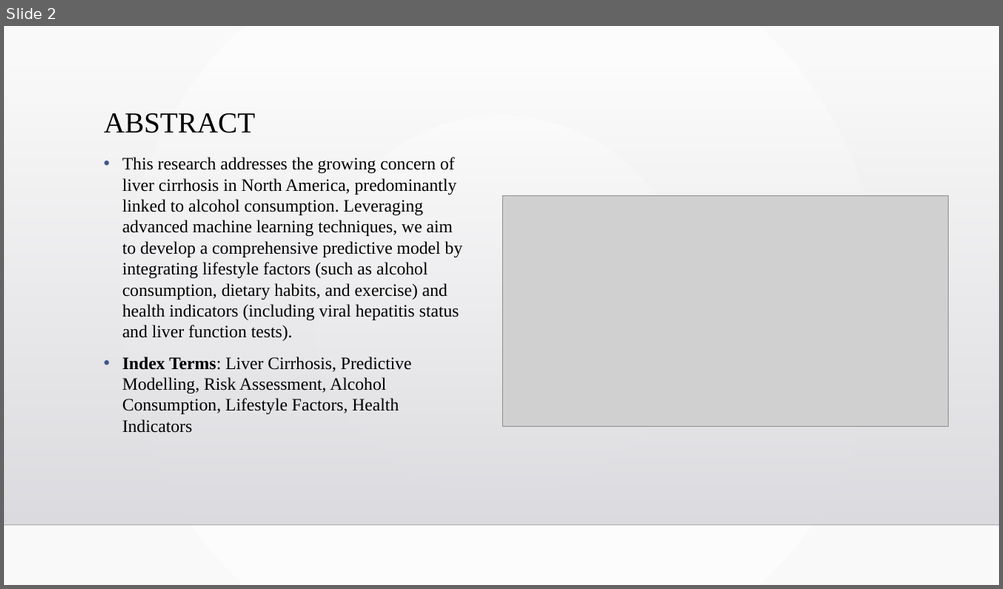
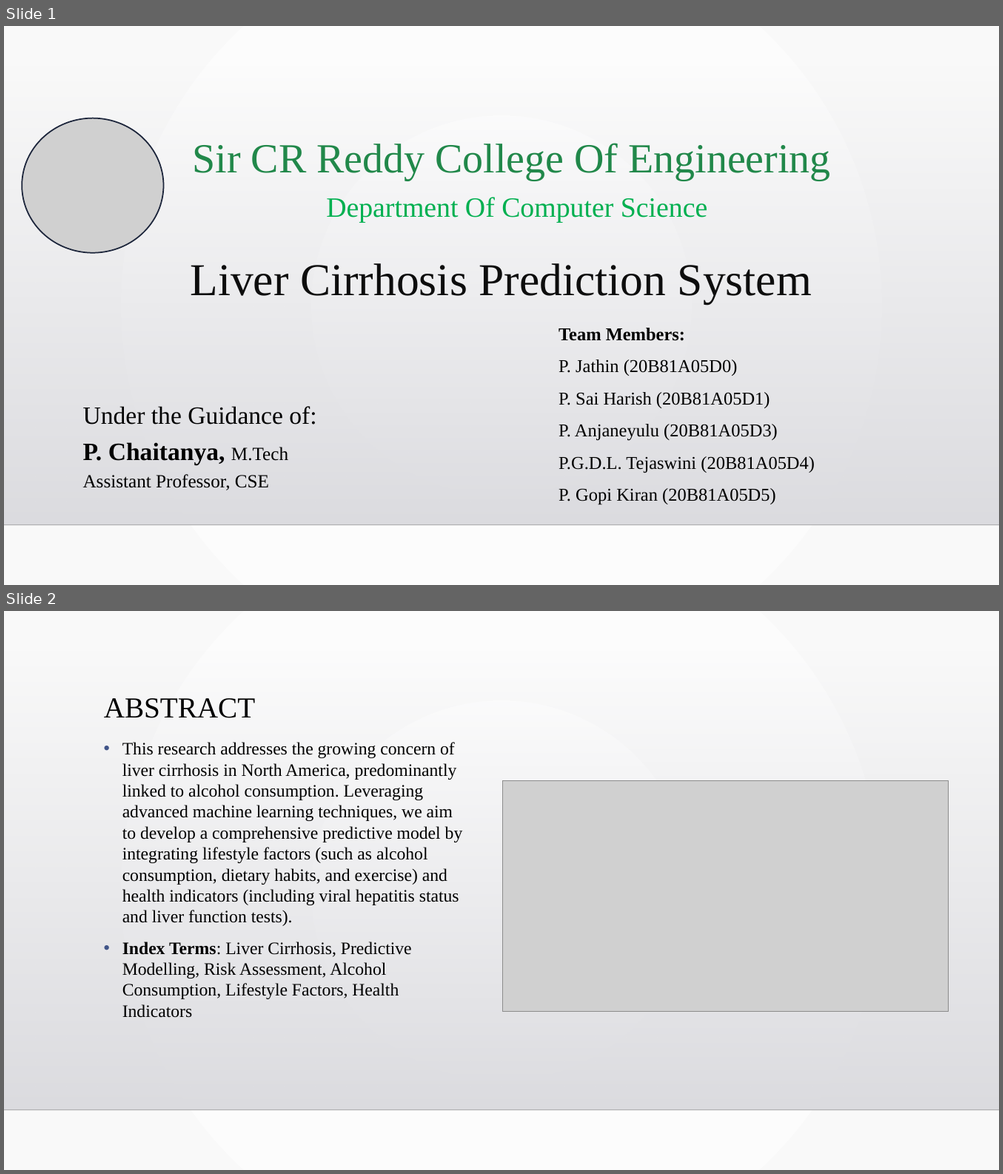
Before and after one commit to aslucky0143/final-year-project, a slide deck: Presentation/PPT_PROJECT_THIRD_REVIEW[1].pptx. Shown one above the other, each under a label of ours: slide 2 before the commit, slides 1 and 2 after it. The pictures are 1003x589 and 1003x1174 pixels, drawn with LibreOffice and Linux fonts; fonts in the diff are those of the drawing; grey boxes stand for pictures; background and template pictures are left out. Boxes give left, top, right and bottom in pixels: in the first picture for what was removed or moved away, otherwise in the second. Text is boxed around its words. In the diff, an @@ line names an element or a change of style, - is before the commit and + after.

```diff
--- a/Presentation/PPT_PROJECT_THIRD_REVIEW[1].pptx
+++ b/Presentation/PPT_PROJECT_THIRD_REVIEW[1].pptx
@@ slide 1 added at (4, 26, 999, 585), background gradient #FFFFFF to #FAFAFA; not listed: 2 template elements that a slide beside it also shows @@
@@ picture added at (22, 118, 164, 254) @@
@@ text added at (190, 143, 830, 304), 40 pt, text #21884A @@
+Sir CR Reddy College Of Engineering
+Department Of Computer Science
+Liver Cirrhosis Prediction System
@@ text added at (558, 328, 814, 506), 17.5 pt, text #000000 @@
+Team Members:
+P. Jathin (20B81A05D0)
+P. Sai Harish (20B81A05D1)
+P. Anjaneyulu (20B81A05D3)
+P.G.D.L. Tejaswini (20B81A05D4)
+P. Gopi Kiran (20B81A05D5)
@@ text added at (83, 406, 316, 491), 24 pt, text #000000 @@
+Under the Guidance of:
+P. Chaitanya, M.Tech
+Assistant Professor, CSE
```
Also in this commit, not shown: 1 other slide added, 5 slides removed, 18 other files.
